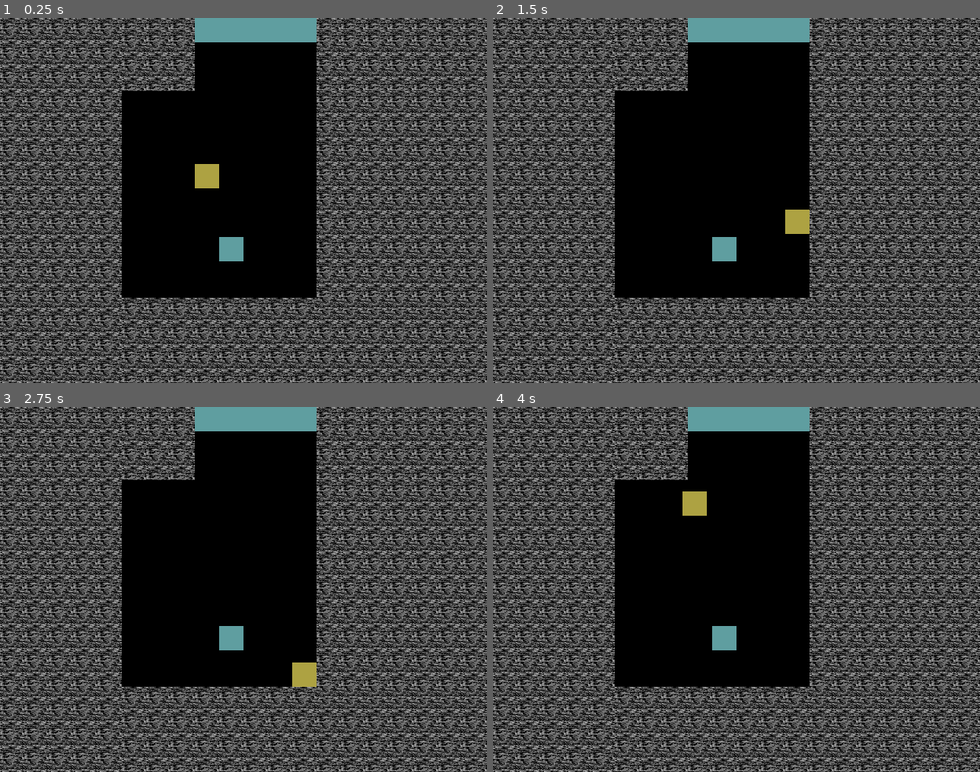
Above: before the commit, frames 1-4 (two rows, left to right).
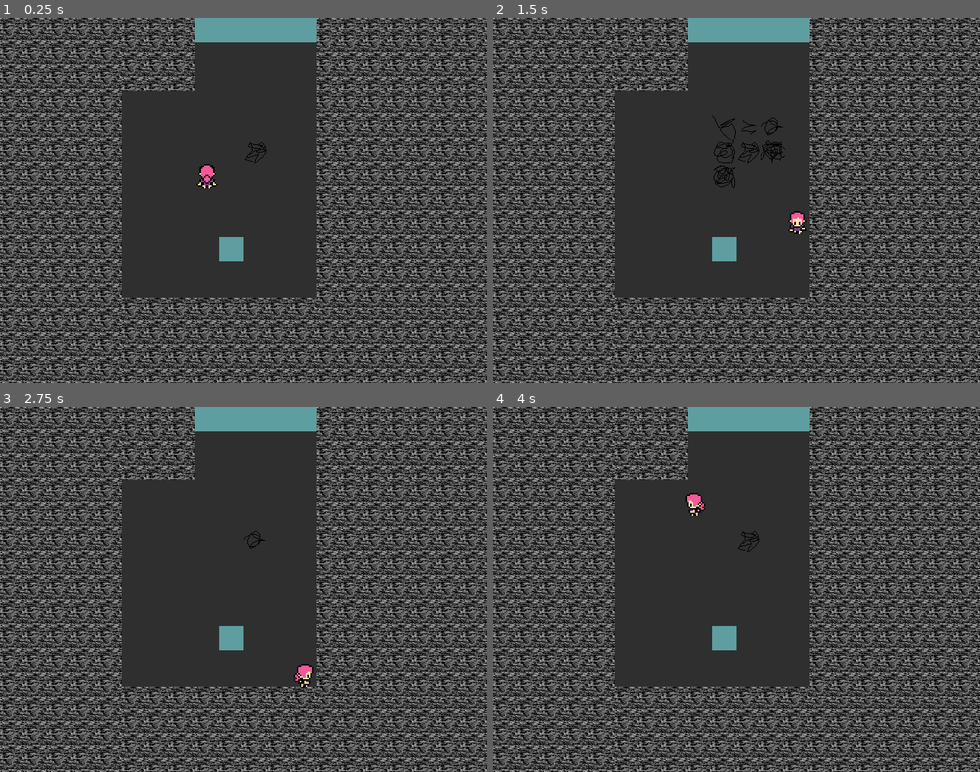
Above: after the commit, the same moments.

Repository: ethel-dev/key-and-door-starter
Game: Godot game, scene res://Scene1.tscn
The game is run twice, just before and just after one commit, with the same random seed, the same clock (stepped at 60 frames per second) and the same inputs.
Inputs:
- Up to frame 1 (0.25 s): no input
- Up to frame 2 (1.5 s): hold Right (ui_right) 0.53-1.28 s; hold Down (ui_down) from 1.28 s (still down)
- Up to frame 3 (2.75 s): release Down (ui_down) at 2.03 s; hold Right (ui_right) from 2.03 s (still down)
- Up to frame 4 (4 s): tap Enter at 2.75 s; release Right (ui_right) at 2.78 s; hold Up (ui_up) 2.78-3.53 s; hold Left (ui_left) from 3.53 s (still down)

The runs differ from the first frame. In frame 1, 26% of the frame differs, in the area x 25-65%, y 6-77%; in frame 2, 25%; in frame 3, 26%; in frame 4, 26%.

Commit message:
New animations, etc

Diff:
--- a/Player.gd
+++ b/Player.gd
@@ -11,14 +11,25 @@
 func _physics_process(delta):
 	var motion = Vector2()
 
+	$AnimatedSprite2D.play()
+
 	if Input.is_action_pressed("ui_up"):
 		motion.y -= 1
-	if Input.is_action_pressed("ui_down"):
+		$AnimatedSprite2D.animation = "up"
+	elif Input.is_action_pressed("ui_down"):
 		motion.y += 1
-	if Input.is_action_pressed("ui_left"):
+		$AnimatedSprite2D.animation = "down"
+	elif Input.is_action_pressed("ui_left"):
 		motion.x -= 1
-	if Input.is_action_pressed("ui_right"):
+		$AnimatedSprite2D.animation = "left"
+		$AnimatedSprite2D.flip_h = false
+	elif Input.is_action_pressed("ui_right"):
 		motion.x += 1
+		$AnimatedSprite2D.animation = "left"
+		$AnimatedSprite2D.flip_h = true
+	else:
+		$AnimatedSprite2D.frame = 0
+		$AnimatedSprite2D.stop()
 
 	velocity = motion.normalized() * SPEED
 
--- a/Player.tscn
+++ b/Player.tscn
@@ -1,9 +1,91 @@
-[gd_scene load_steps=3 format=3 uid="uid://cclwajsnmkh1o"]
+[gd_scene load_steps=14 format=3 uid="uid://cclwajsnmkh1o"]
 
 [ext_resource type="Script" path="res://Player.gd" id="1_5m5h3"]
+[ext_resource type="Texture2D" uid="uid://dpxtbu0qi85ut" path="res://chibi-layered.png" id="2_3ktm0"]
 
 [sub_resource type="RectangleShape2D" id="RectangleShape2D_bh2wr"]
 size = Vector2(32, 32)
+
+[sub_resource type="AtlasTexture" id="AtlasTexture_wvwcu"]
+atlas = ExtResource("2_3ktm0")
+region = Rect2(0, 32, 16, 16)
+
+[sub_resource type="AtlasTexture" id="AtlasTexture_fbp86"]
+atlas = ExtResource("2_3ktm0")
+region = Rect2(48, 32, 16, 16)
+
+[sub_resource type="AtlasTexture" id="AtlasTexture_fpu3g"]
+atlas = ExtResource("2_3ktm0")
+region = Rect2(96, 32, 16, 16)
+
+[sub_resource type="AtlasTexture" id="AtlasTexture_l53wb"]
+atlas = ExtResource("2_3ktm0")
+region = Rect2(16, 32, 16, 16)
+
+[sub_resource type="AtlasTexture" id="AtlasTexture_dnq4t"]
+atlas = ExtResource("2_3ktm0")
+region = Rect2(64, 32, 16, 16)
+
+[sub_resource type="AtlasTexture" id="AtlasTexture_lgpgj"]
+atlas = ExtResource("2_3ktm0")
+region = Rect2(112, 32, 16, 16)
+
+[sub_resource type="AtlasTexture" id="AtlasTexture_uwv0l"]
+atlas = ExtResource("2_3ktm0")
+region = Rect2(32, 32, 16, 16)
+
+[sub_resource type="AtlasTexture" id="AtlasTexture_uhsdw"]
+atlas = ExtResource("2_3ktm0")
+region = Rect2(80, 32, 16, 16)
+
+[sub_resource type="AtlasTexture" id="AtlasTexture_cpxwc"]
+atlas = ExtResource("2_3ktm0")
+region = Rect2(128, 32, 16, 16)
+
+[sub_resource type="SpriteFrames" id="SpriteFrames_awclc"]
+animations = [{
+"frames": [{
+"duration": 1.0,
+"texture": SubResource("AtlasTexture_wvwcu")
+}, {
+"duration": 1.0,
+"texture": SubResource("AtlasTexture_fbp86")
+}, {
+"duration": 1.0,
+"texture": SubResource("AtlasTexture_fpu3g")
+}],
+"loop": true,
+"name": &"down",
+"speed": 10.0
+}, {
+"frames": [{
+"duration": 1.0,
+"texture": SubResource("AtlasTexture_l53wb")
+}, {
+"duration": 1.0,
+"texture": SubResource("AtlasTexture_dnq4t")
+}, {
+"duration": 1.0,
+"texture": SubResource("AtlasTexture_lgpgj")
+}],
+"loop": true,
+"name": &"left",
+"speed": 10.0
+}, {
+"frames": [{
+"duration": 1.0,
+"texture": SubResource("AtlasTexture_uwv0l")
+}, {
+"duration": 1.0,
+"texture": SubResource("AtlasTexture_uhsdw")
+}, {
+"duration": 1.0,
+"texture": SubResource("AtlasTexture_cpxwc")
+}],
+"loop": true,
+"name": &"up",
+"speed": 10.0
+}]
 
 [node name="Player" type="CharacterBody2D"]
 motion_mode = 1
@@ -13,7 +95,15 @@
 position = Vector2(16, 16)
 shape = SubResource("RectangleShape2D_bh2wr")
 
+[node name="AnimatedSprite2D" type="AnimatedSprite2D" parent="."]
+texture_filter = 1
+position = Vector2(16, 16)
+scale = Vector2(2, 2)
+sprite_frames = SubResource("SpriteFrames_awclc")
+animation = &"up"
+
 [node name="ColorRect" type="ColorRect" parent="."]
+visible = false
 offset_right = 32.0
 offset_bottom = 32.0
 color = Color(0.678431, 0.635294, 0.258824, 1)
--- a/Scene1.tscn
+++ b/Scene1.tscn
@@ -6,6 +6,14 @@
 [ext_resource type="PackedScene" uid="uid://bexnsi8ra36dc" path="res://Door.tscn" id="2_lcx82"]
 [ext_resource type="Script" path="res://HBoxContainer.gd" id="2_qd2fp"]
 [ext_resource type="Script" path="res://Camera2D.gd" id="3_kl05x"]
+[ext_resource type="Texture2D" uid="uid://dfspt86tbu71o" path="res://Hazard/sprite_hazard0.png" id="7_x1n11"]
+[ext_resource type="Texture2D" uid="uid://bv5dl1v1cyrag" path="res://Hazard/sprite_hazard1.png" id="8_xag5j"]
+[ext_resource type="Texture2D" uid="uid://bc47mbwm18c5l" path="res://Hazard/sprite_hazard2.png" id="9_glux4"]
+[ext_resource type="Texture2D" uid="uid://dntil3qtf7ybe" path="res://Hazard/sprite_hazard3.png" id="10_tk7s5"]
+[ext_resource type="Texture2D" uid="uid://bb6tkljhpi00a" path="res://Hazard/sprite_hazard4.png" id="11_ep2xw"]
+[ext_resource type="Texture2D" uid="uid://d4nvd2p1vijje" path="res://Hazard/sprite_hazard5.png" id="12_1fwch"]
+[ext_resource type="Texture2D" uid="uid://4tg8javyaj6d" path="res://Hazard/sprite_hazard6.png" id="13_oke0k"]
+[ext_resource type="Texture2D" uid="uid://cqqv4ihfakga4" path="res://New Piskel.png" id="14_p2wlh"]
 
 [sub_resource type="PhysicsMaterial" id="PhysicsMaterial_eofgi"]
 
@@ -33,6 +41,46 @@
 physics_layer_0/collision_layer = 1
 physics_layer_0/physics_material = SubResource("PhysicsMaterial_eofgi")
 sources/0 = SubResource("TileSetAtlasSource_hbpoh")
+
+[sub_resource type="RectangleShape2D" id="RectangleShape2D_nypoo"]
+size = Vector2(32, 32)
+
+[sub_resource type="SpriteFrames" id="SpriteFrames_etuhx"]
+animations = [{
+"frames": [],
+"loop": true,
+"name": &"default",
+"speed": 5.0
+}, {
+"frames": [{
+"duration": 1.0,
+"texture": ExtResource("7_x1n11")
+}, {
+"duration": 1.0,
+"texture": ExtResource("8_xag5j")
+}, {
+"duration": 1.0,
+"texture": ExtResource("9_glux4")
+}, {
+"duration": 1.0,
+"texture": ExtResource("10_tk7s5")
+}, {
+"duration": 1.0,
+"texture": ExtResource("11_ep2xw")
+}, {
+"duration": 1.0,
+"texture": ExtResource("12_1fwch")
+}, {
+"duration": 1.0,
+"texture": ExtResource("13_oke0k")
+}, {
+"duration": 1.0,
+"texture": ExtResource("14_p2wlh")
+}],
+"loop": true,
+"name": &"new_animation",
+"speed": 15.0
+}]
 
 [node name="Scene1" type="Node2D"]
 
@@ -82,3 +130,17 @@
 size_flags_horizontal = 3
 size_flags_vertical = 3
 script = ExtResource("2_qd2fp")
+
+[node name="Hazard" type="Area2D" parent="."]
+position = Vector2(320, 160)
+
+[node name="CollisionShape2D" type="CollisionShape2D" parent="Hazard"]
+position = Vector2(16, 16)
+shape = SubResource("RectangleShape2D_nypoo")
+
+[node name="AnimatedSprite2D" type="AnimatedSprite2D" parent="Hazard"]
+position = Vector2(16, 16)
+sprite_frames = SubResource("SpriteFrames_etuhx")
+animation = &"new_animation"
+autoplay = "new_animation"
+frame_progress = 0.837745
--- a/project.godot
+++ b/project.godot
@@ -28,4 +28,4 @@
 
 [rendering]
 
-environment/defaults/default_clear_color=Color(0, 0, 0, 1)
+environment/defaults/default_clear_color=Color(0.184314, 0.184314, 0.184314, 1)
Binary file added: Hazard/sprite_hazard0.png
Not shown, added: Hazard/sprite_hazard0.png.import
Binary file added: Hazard/sprite_hazard1.png
Not shown, added: Hazard/sprite_hazard1.png.import
Binary file added: Hazard/sprite_hazard2.png
Not shown, added: Hazard/sprite_hazard2.png.import
Binary file added: Hazard/sprite_hazard3.png
Not shown, added: Hazard/sprite_hazard3.png.import
Binary file added: Hazard/sprite_hazard4.png
Not shown, added: Hazard/sprite_hazard4.png.import
Binary file added: Hazard/sprite_hazard5.png
Not shown, added: Hazard/sprite_hazard5.png.import
(and 7 more such lines)
